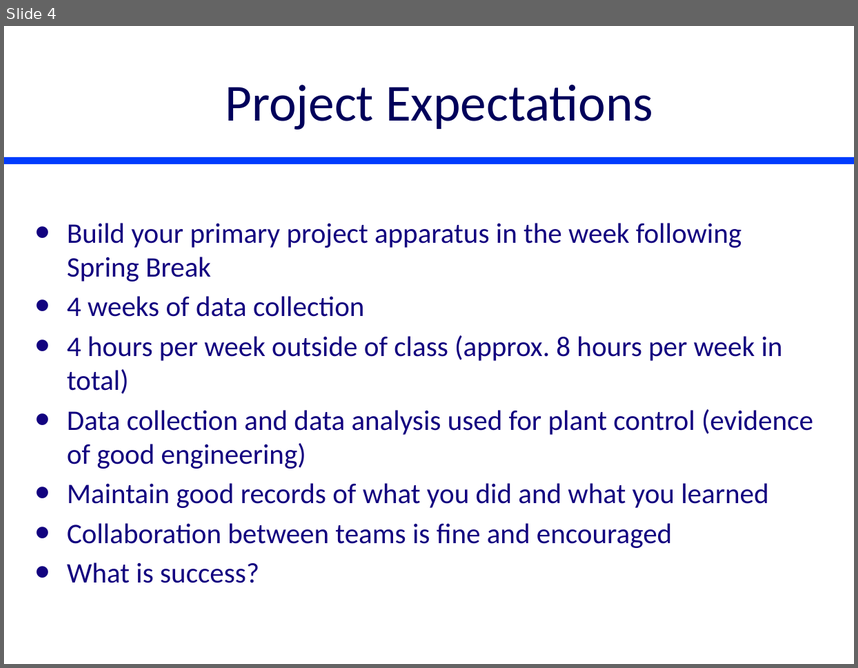
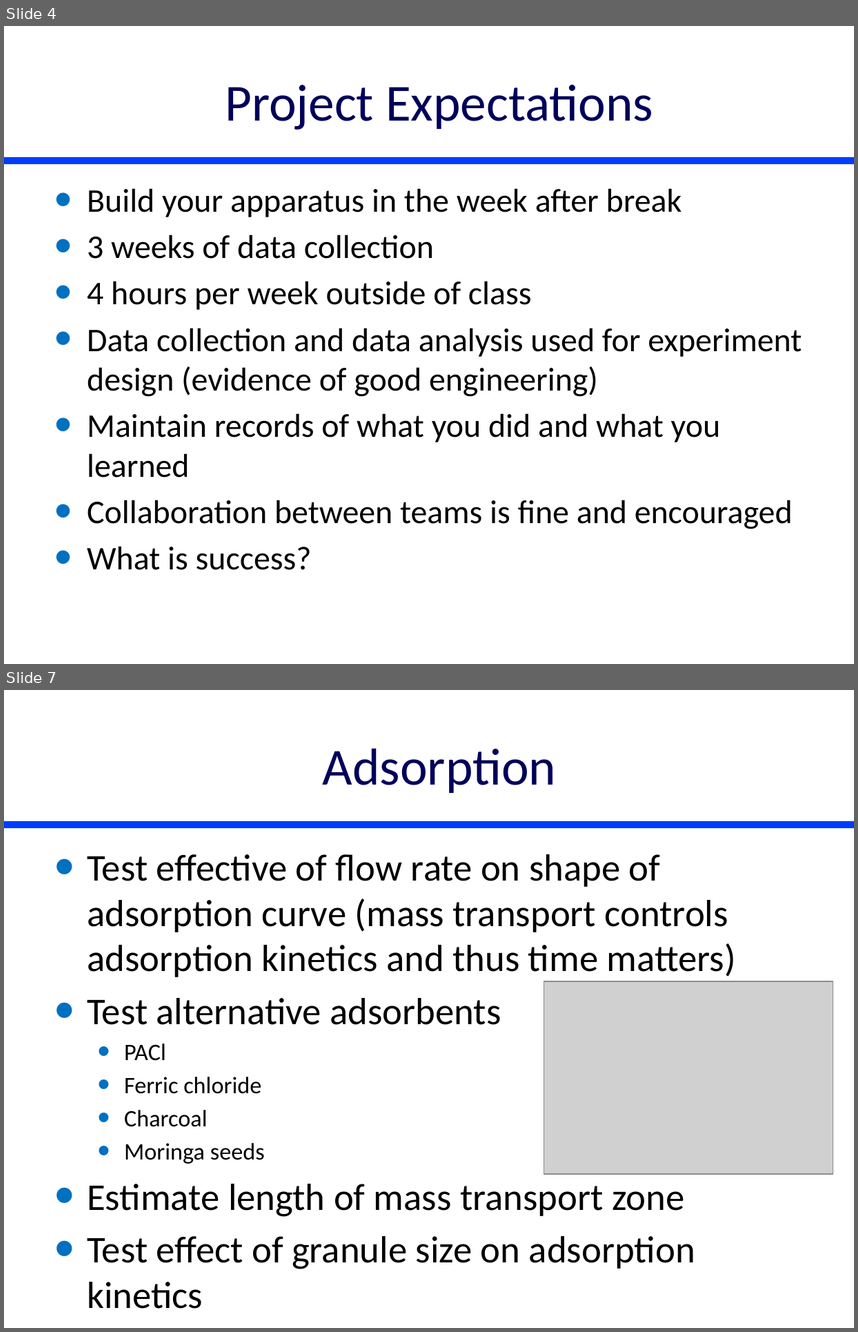
Before and after one commit to monroews/CEE4530, a slide deck: website/pptx/Project_Ideas.pptx. Shown one above the other, each under a label of ours: slide 4 before the commit, slides 4 and 7 after it; the slides between them are not shown. The pictures are 858x668 and 858x1332 pixels, drawn with LibreOffice and Linux fonts; fonts in the diff are those of the drawing; grey boxes stand for pictures. Boxes give left, top, right and bottom in pixels: in the first picture for what was removed or moved away, otherwise in the second. Text is boxed around its words. In the diff, an @@ line names an element or a change of style, - is before the commit and + after.

Commit message:
new project pptx

```diff
--- a/website/pptx/Project_Ideas.pptx
+++ b/website/pptx/Project_Ideas.pptx
@@ slide 7 added at bbox=[4, 690, 854, 1328], background #FFFFFF; not listed: 1 template element that a slide beside it also shows @@
@@ title added at bbox=[323, 748, 557, 793], 44 pt, text #00005A @@
+Adsorption
@@ text added at bbox=[87, 854, 736, 1269], 32 pt, text #000000 @@
+• Test effective of flow rate on shape of adsorption curve (mass transport controls adsorption kinetics and thus time matters)
+• Test alternative adsorbents
+  • PACl
+  • Ferric chloride
+  • Charcoal
+  • Moringa seeds
+• Estimate length of mass transport zone
+• Test effect of granule size on adsorption kinetics
@@ picture added at bbox=[544, 982, 833, 1174] @@
@@ slide 4 changed as well @@
@@ text "Build your apparatus in the ...": place and size @@
-text "Build your apparatus in the ..." at bbox=[67, 223, 813, 583]
+text "Build your apparatus in the ..." at bbox=[87, 188, 802, 570]
@@ text at bbox=[87, 188, 802, 477]: text changed; size 24 to 28 pt; text colour #12037F to #000000 @@
-• Build your primary project apparatus in the week following Spring Break
-• 4 weeks of data collection
-• 4 hours per week outside of class (approx. 8 hours per week in total)
-• Data collection and data analysis used for plant control (evidence of good engineering)
-• Maintain good records of what you did and what you learned
+• Build your apparatus in the week after break
+• 3 weeks of data collection
+• 4 hours per week outside of class
+• Data collection and data analysis used for experiment design (evidence of good engineering)
+• Maintain records of what you did and what you learned
@@ text at bbox=[87, 499, 793, 570]: size 24 to 28 pt, text colour #12037F to #000000 in "Collaboration between teams is fine and encouraged", "What is success?" @@
```
Also in this commit, not shown: 6 other slides changed, 3 other slides added.
